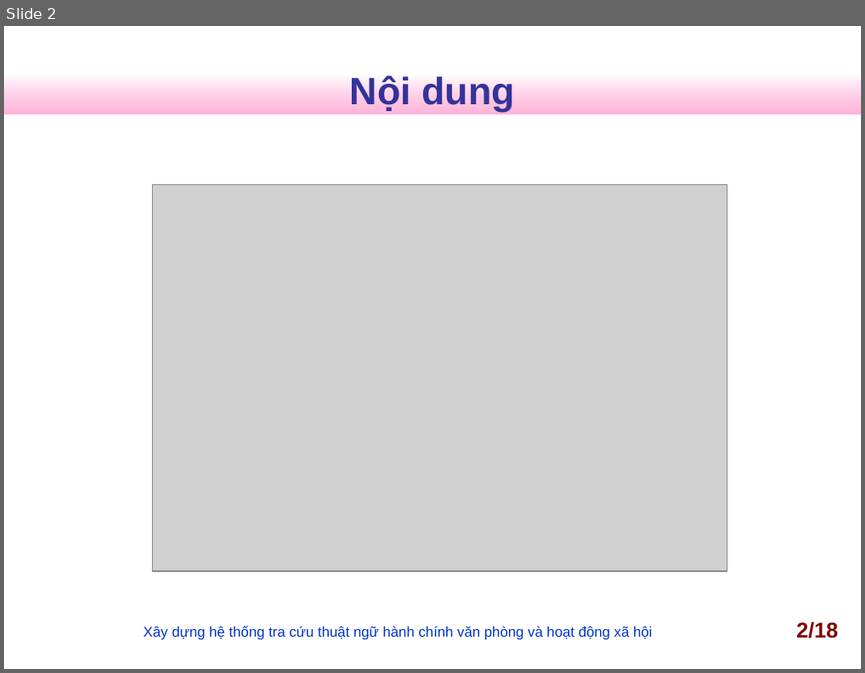
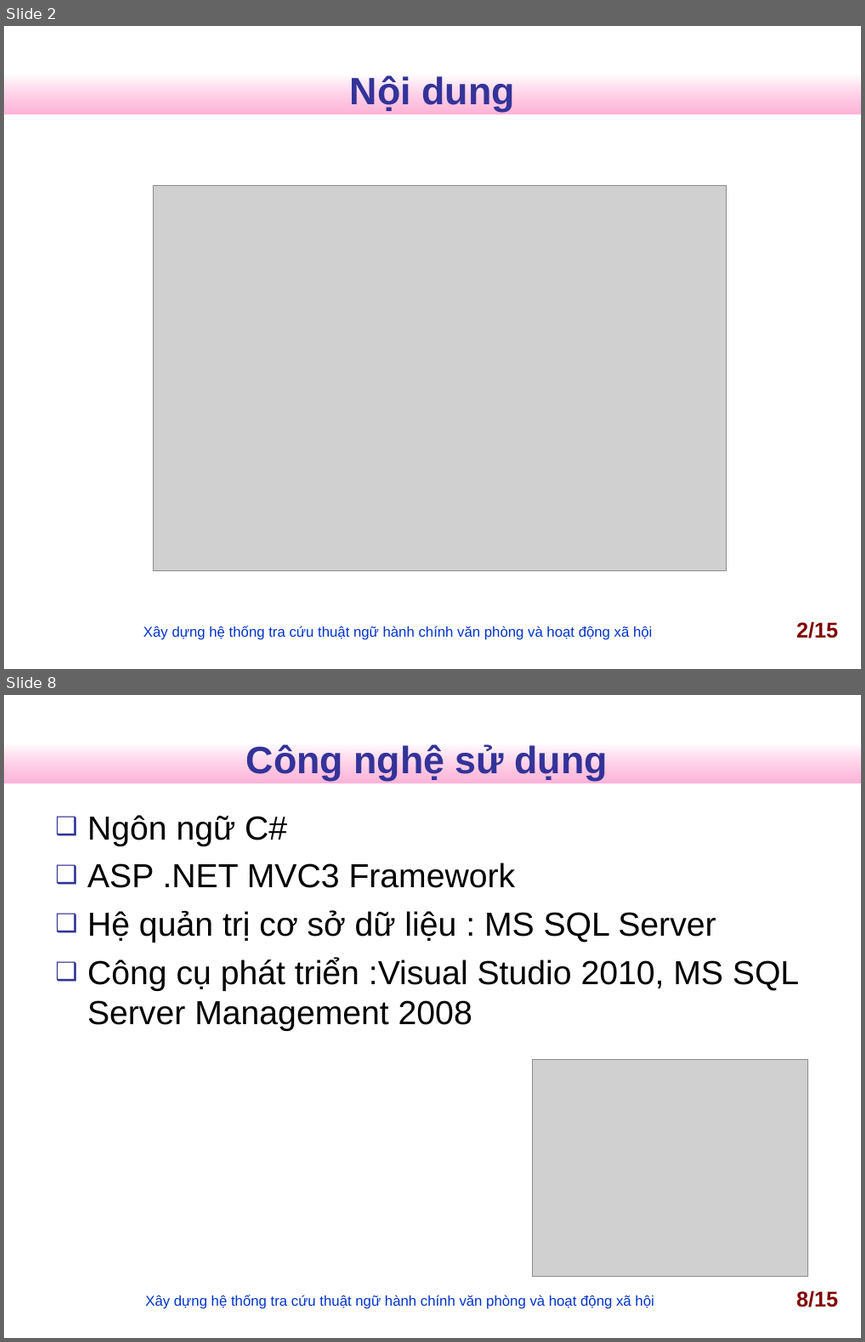
Before and after one commit to nguyentk90/tra-cuu-thuat-ngu-hanh-chinh, a slide deck: Documents/slideN2013.ppt. Shown one above the other, each under a label of ours: slide 2 before the commit, slides 2 and 8 after it; the slides between them are not shown. The pictures are 865x673 and 865x1342 pixels, drawn with LibreOffice and Linux fonts; fonts in the diff are those of the drawing; grey boxes stand for pictures; background and template pictures are left out. Boxes give left, top, right and bottom in pixels: in the first picture for what was removed or moved away, otherwise in the second. Text is boxed around its words. In the diff, an @@ line names an element or a change of style, - is before the commit and + after.

```diff
--- a/Documents/slideN2013.ppt
+++ b/Documents/slideN2013.ppt
@@ slide 8 added at bbox=[4, 695, 861, 1338], background #FFFFFF; not listed: 1 template element that a slide beside it also shows @@
@@ title added at bbox=[246, 743, 608, 781], 32 pt, text #333399, bold @@
+Công nghệ sử dụng
@@ text added at bbox=[87, 815, 799, 1031], 28 pt, text #000000 @@
+❑ Ngôn ngữ C#
+❑ ASP .NET MVC3 Framework
+❑ Hệ quản trị cơ sở dữ liệu : MS SQL Server
+❑ Công cụ phát triển :Visual Studio 2010, MS SQL Server Management 2008
@@ picture added at bbox=[533, 1059, 809, 1276] @@
@@ text added at bbox=[145, 1294, 653, 1309], 12 pt, text #0033CC @@
+Xây dựng hệ thống tra cứu thuật ngữ hành chính văn phòng và hoạt động xã hội
@@ page number added at bbox=[796, 1290, 838, 1307], 18 pt, text #800000, bold @@
+8/15
@@ page number at bbox=[796, 621, 838, 638]: text changed @@
-2/18
+2/15
```
Also in this commit, not shown: 6 slides changed, 7 other slides added, 15 slides removed, 2 other files.
